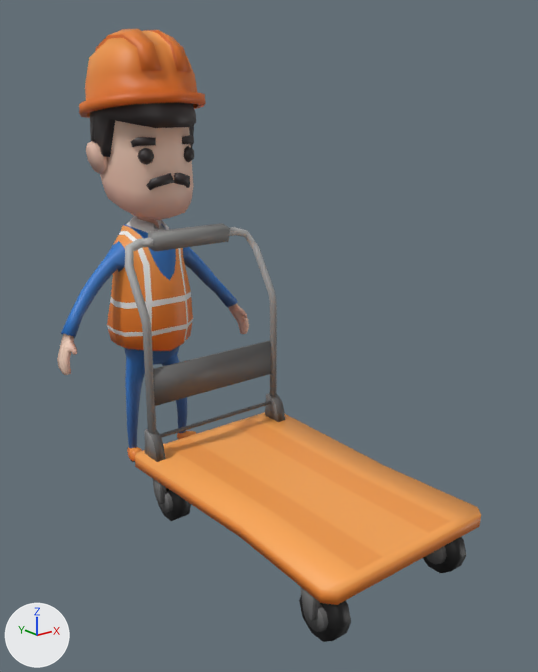
Renders of the Blender file Assets/Models/worker.blend from each side of a commit.
Camera for both pictures: a camera (50 mm lens) standing at (-4.59, -8.18, 4.44) and looking at (0.17, -2.24, 2.06). The axes (+X, +Y, +Z) are drawn at lower left. The lights are the same throughout.

Objects in the first picture: 'cart', 'worker'.
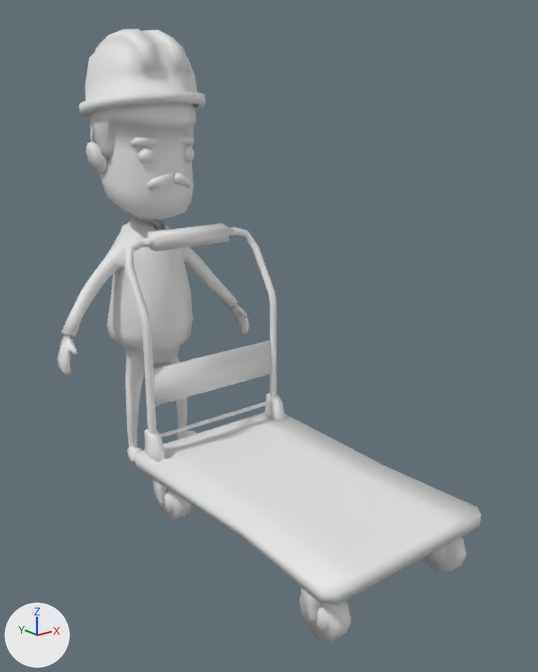
Pixel boxes [x1, y1, x2, y2] of what changed, in the pictures (538 x 672 px):
'cart', recoloured (orange to white)
    both: [124, 223, 481, 642]
'worker', recoloured (orange to grey)
    both: [57, 29, 249, 462]

Patch to the scene script:
```diff
--- a/Assets/Models/worker.blend.py
+++ b/Assets/Models/worker.blend.py
@@ me_cart_cube @@
 me_cart_cube.from_pydata(...)  # 458 vertices, 371 faces; spans x -1.04..1.04, y 0.0..3.08, z -2.1..1.52
-me_cart_cube.materials.append(mat_gradient_png)  # picture img_gradient_png
@@ me_cube @@
 me_cube.from_pydata(...)  # 562 vertices, 528 faces; spans x 0.0..1.35, y -0.87..0.75, z 0.0..5.24
-me_cube.materials.append(mat_gradient_png)  # picture img_gradient_png
```
